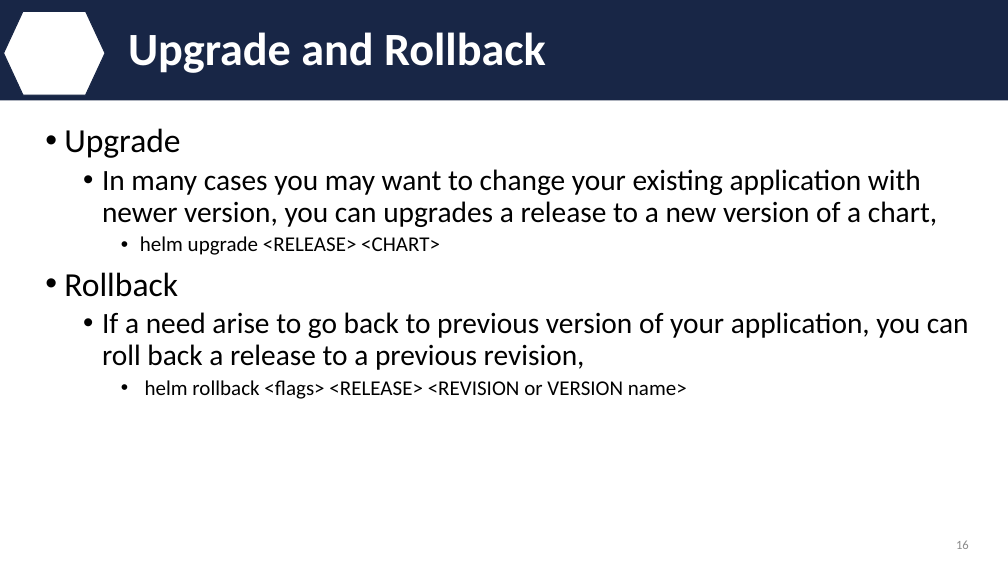
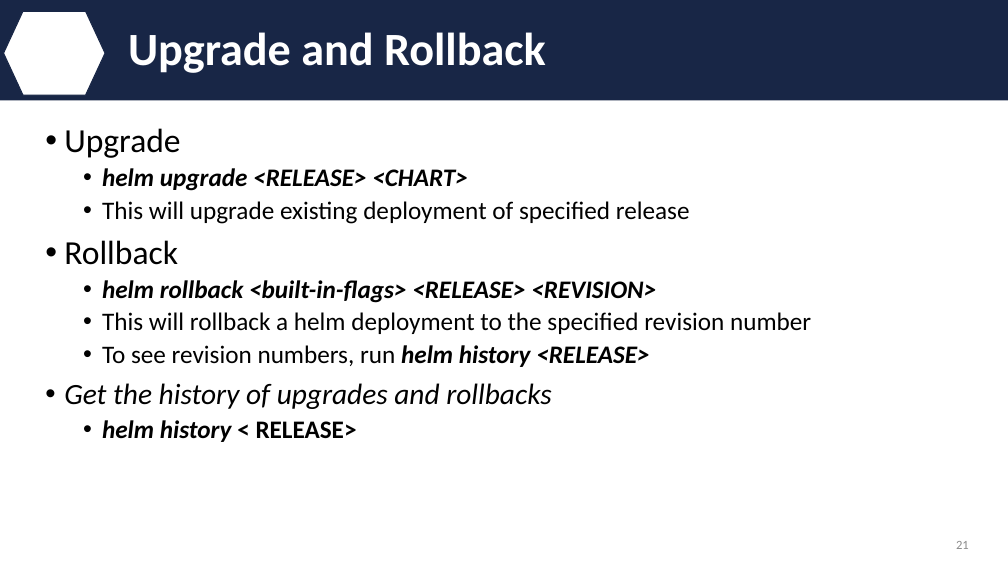
Before and after one commit to IBM/helm101, a slide deck: slide 21 of presentation/Helm.pptx (slide 16 before the commit). Drawn at 1008x567 pixels with LibreOffice and Linux fonts; fonts in the diff are those of the drawing; background and template pictures are left out. Boxes give left, top, right and bottom in pixels: in the first picture for what was removed or moved away, otherwise in the second. Text is boxed around its words. In the diff, an @@ line names an element or a change of style, - is before the commit and + after.

Commit message:
Updated presentation deck
Deck with a different flow and added content for Helm V3 changes.

```diff
--- a/presentation/Helm.pptx
+++ b/presentation/Helm.pptx
@@ text at <box>102,169,937,227</box>: paragraph removed @@
-  • In many cases you may want to change your existing application with newer version, you can upgrades a release to a new version of a chart,
@@ text at <box>102,168,467,191</box>: size 20 to 24 pt, bold on, italic on in "helm upgrade <RELEASE> <CHART>"; list level 3 to 2 in "helm upgrade <RELEASE> <CHART>" @@
@@ text at <box>102,201,690,224</box>: paragraph added @@
+  • This will upgrade existing deployment of specified release
@@ text at <box>64,280,811,442</box>: text changed; size 28 to 24 pt; italic on @@
-  • If a need arise to go back to previous version of your application, you can roll back a release to a previous revision,
-    • helm rollback <flags> <RELEASE> <REVISION or VERSION name>
+  • helm rollback <built-in-flags> <RELEASE> <REVISION>
+  • This will rollback a helm deployment to the specified revision number
+  • To see revision numbers, run helm history <RELEASE>
+• Get the history of upgrades and rollbacks
+  • helm history < RELEASE>
@@ page number at <box>956,541,969,549</box>: text changed @@
-16
+21
```
Also in this commit, not shown: 15 other slides changed, 28 slides added, 2 slides removed.
